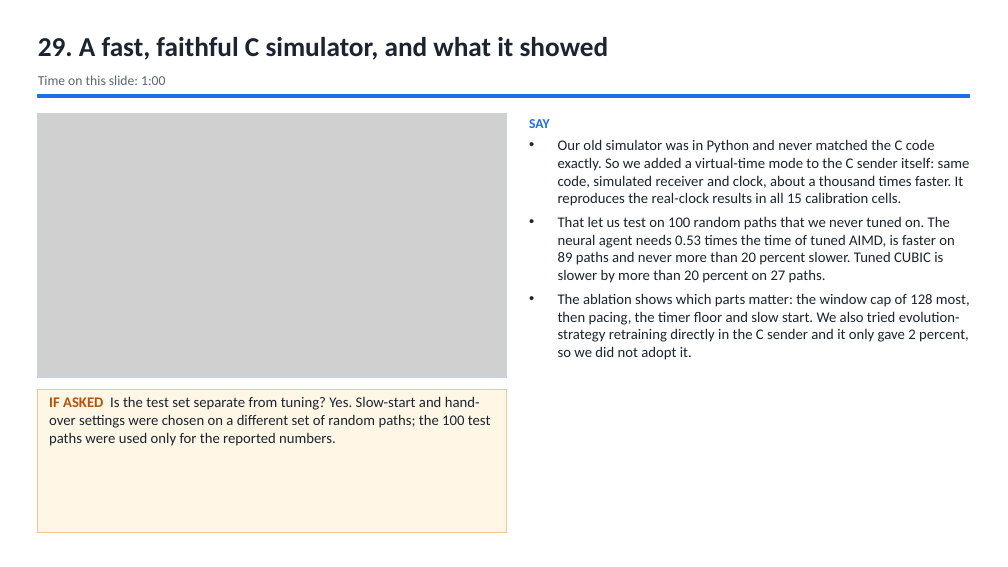
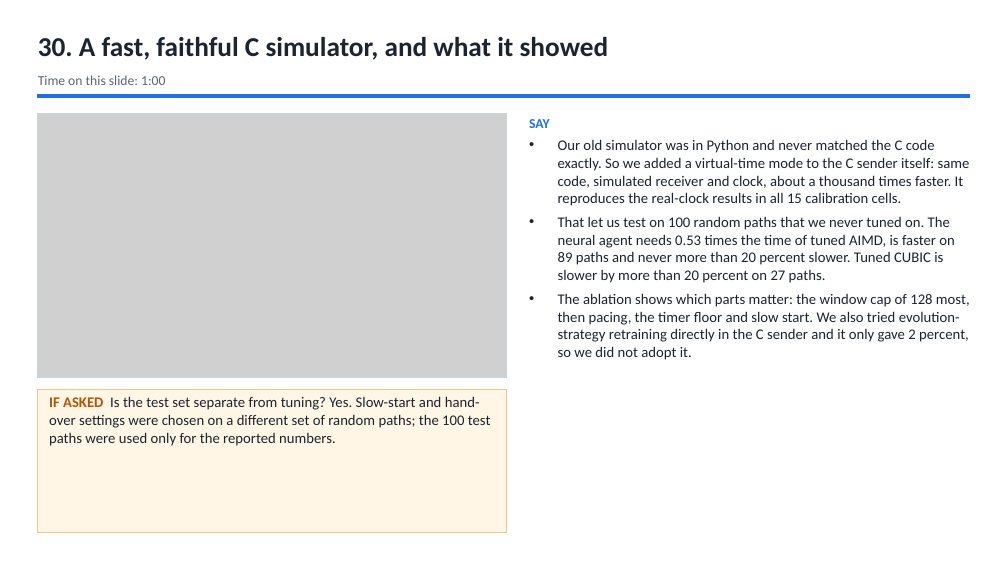
Before and after one commit to Capsturrrr/REPLIC, a slide deck: slide 32 of docs/final/RUDP_Host_Guide.pptx (slide 31 before the commit). Drawn at 1008x567 pixels with LibreOffice and Linux fonts; fonts in the diff are those of the drawing; grey boxes stand for pictures. Boxes give left, top, right and bottom in pixels: in the first picture for what was removed or moved away, otherwise in the second. Text is boxed around its words. In the diff, an @@ line names an element or a change of style, - is before the commit and + after.

```diff
--- a/docs/final/RUDP_Host_Guide.pptx
+++ b/docs/final/RUDP_Host_Guide.pptx
@@ text at [38, 37, 609, 60]: text changed @@
-29. A fast, faithful C simulator, and what it showed
+30. A fast, faithful C simulator, and what it showed
```
Also in this commit, not shown: 38 other slides changed, 1 slide added, 6 other files.
